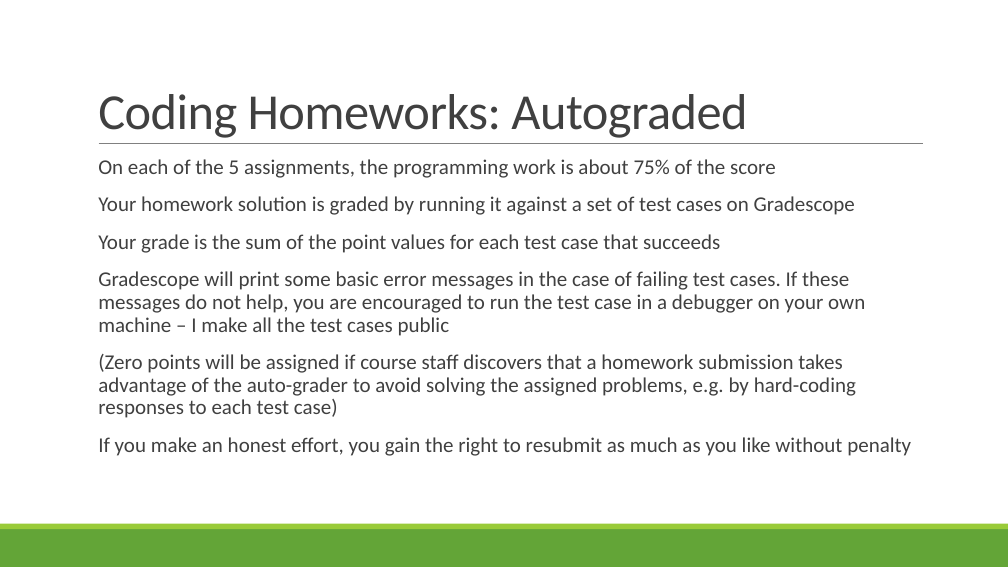
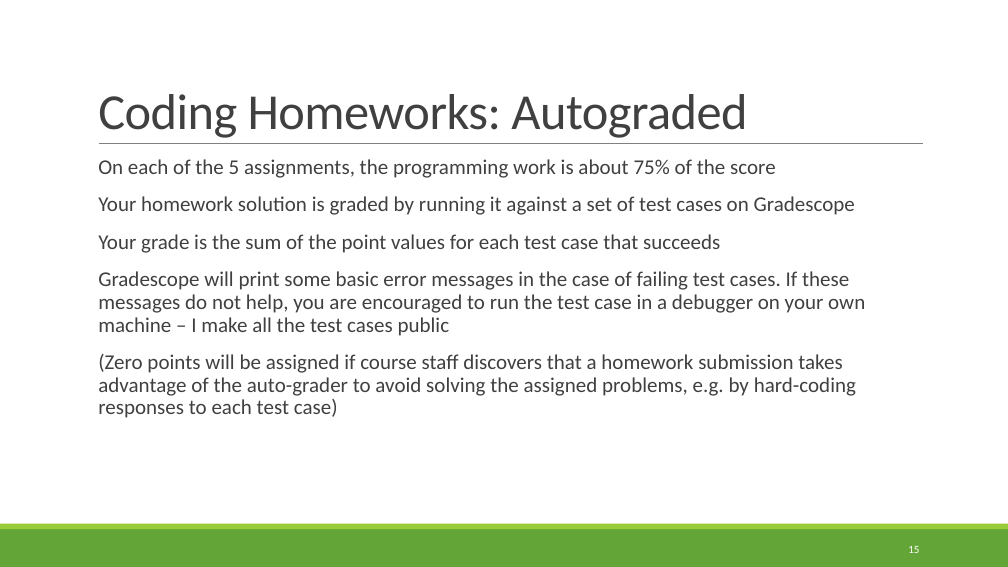
Before and after one commit to rbohrer/pl-course, a slide deck: slide 15 of LectureSlides/01Intro.pptx (slide 17 before the commit). Drawn at 1008x567 pixels with LibreOffice and Linux fonts; fonts in the diff are those of the drawing. Boxes give left, top, right and bottom in pixels: in the first picture for what was removed or moved away, otherwise in the second. Text is boxed around its words. In the diff, an @@ line names an element or a change of style, - is before the commit and + after.

```diff
--- a/LectureSlides/01Intro.pptx
+++ b/LectureSlides/01Intro.pptx
@@ text at [98,437,911,456]: paragraph removed @@
-  If you make an honest effort, you gain the right to resubmit as much as you like without penalty
@@ page number added at [908,546,919,553], 10.5 pt, text #FFFFFF @@
+15
```
Also in this commit, not shown: 36 other slides changed, 3 slides removed, 15 other files.
